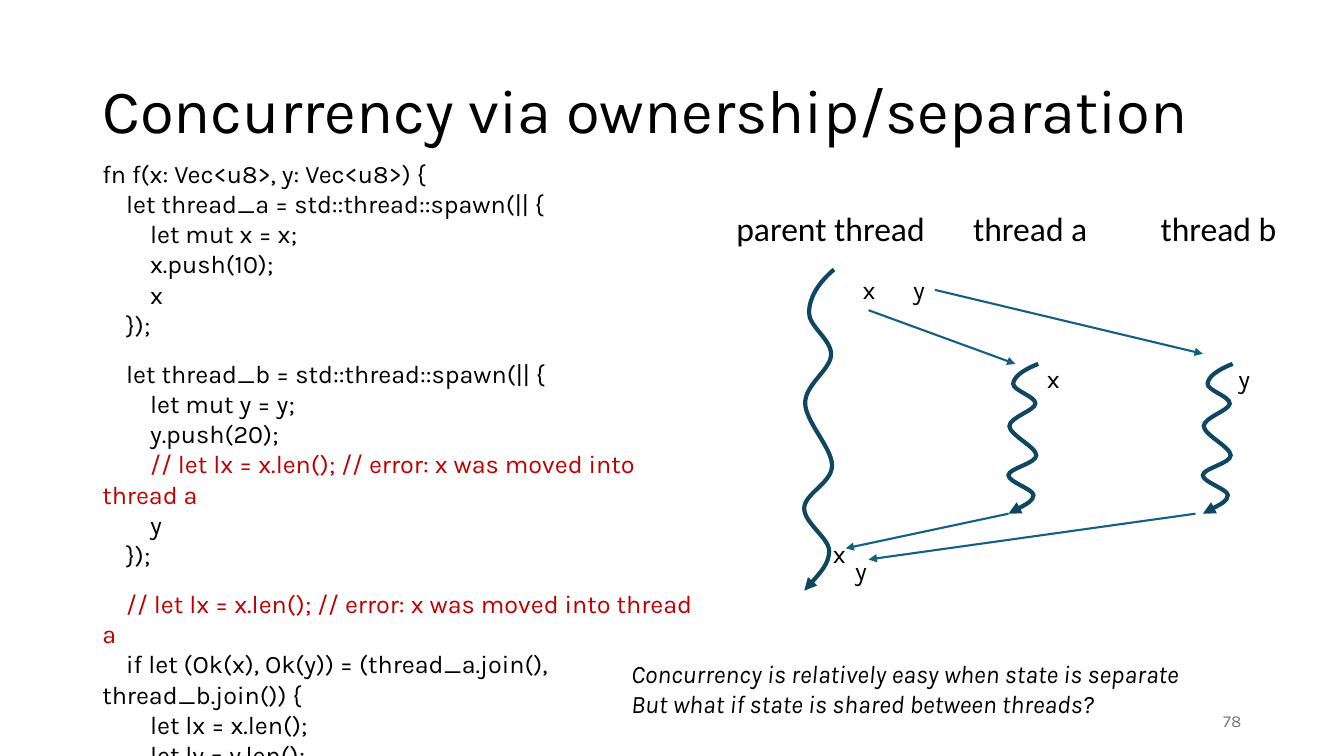
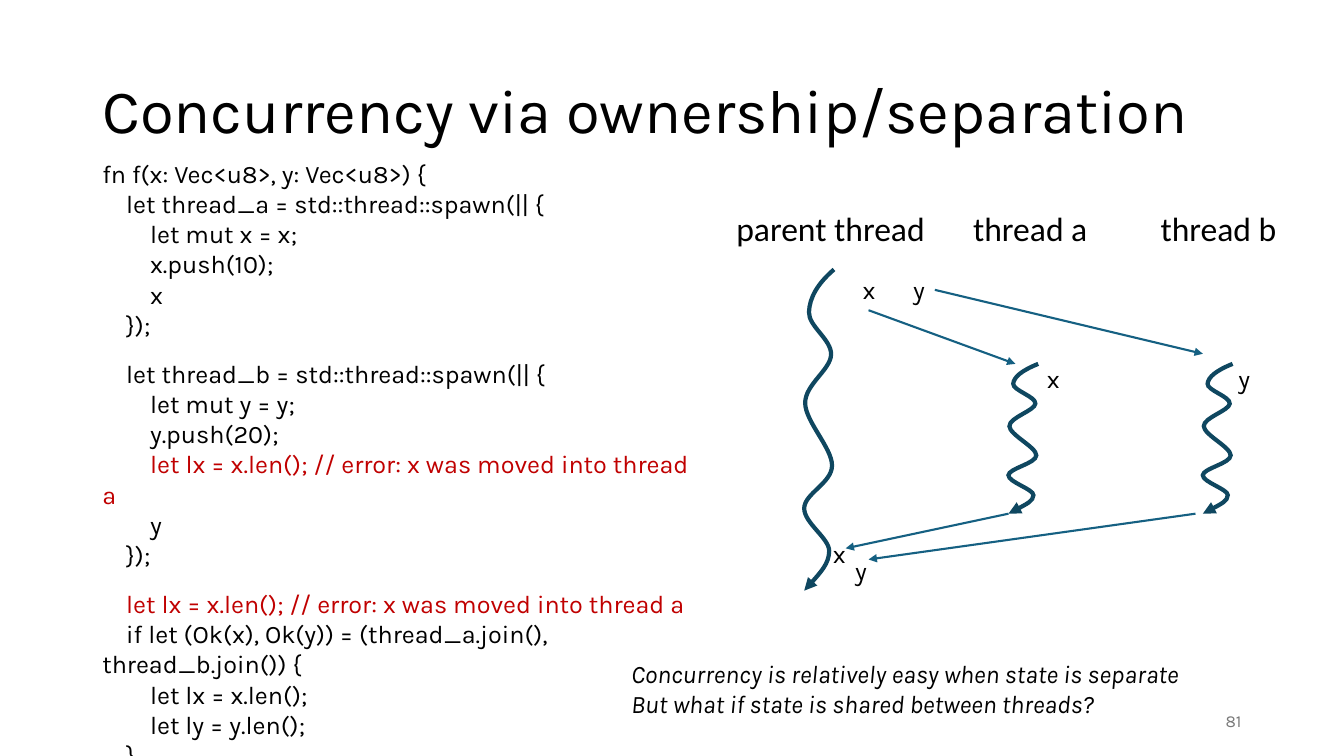
Before and after one commit to verus-lang/event-sites, a slide deck: slide 81 of 2026-summer-formal/slides/summer-school-formal-verus.pptx (slide 78 before the commit). Drawn at 1344x756 pixels with LibreOffice and Linux fonts; fonts in the diff are those of the drawing. Boxes give left, top, right and bottom in pixels: in the first picture for what was removed or moved away, otherwise in the second. Text is boxed around its words. In the diff, an @@ line names an element or a change of style, - is before the commit and + after.

```diff
--- a/2026-summer-formal/slides/summer-school-formal-verus.pptx
+++ b/2026-summer-formal/slides/summer-school-formal-verus.pptx
@@ text at (x1=150, y1=455, x2=688, y2=476): text changed @@
-// let lx = x.len(); // error: x was moved into thread a
+let lx = x.len(); // error: x was moved into thread a
@@ text at (x1=126, y1=595, x2=684, y2=616): text changed @@
-// let lx = x.len(); // error: x was moved into thread a
+let lx = x.len(); // error: x was moved into thread a
@@ page number at (x1=1226, y1=716, x2=1242, y2=727): text changed @@
-78
+81
```
Also in this commit, not shown: 22 other slides changed, 5 slides added, 1 other file.
